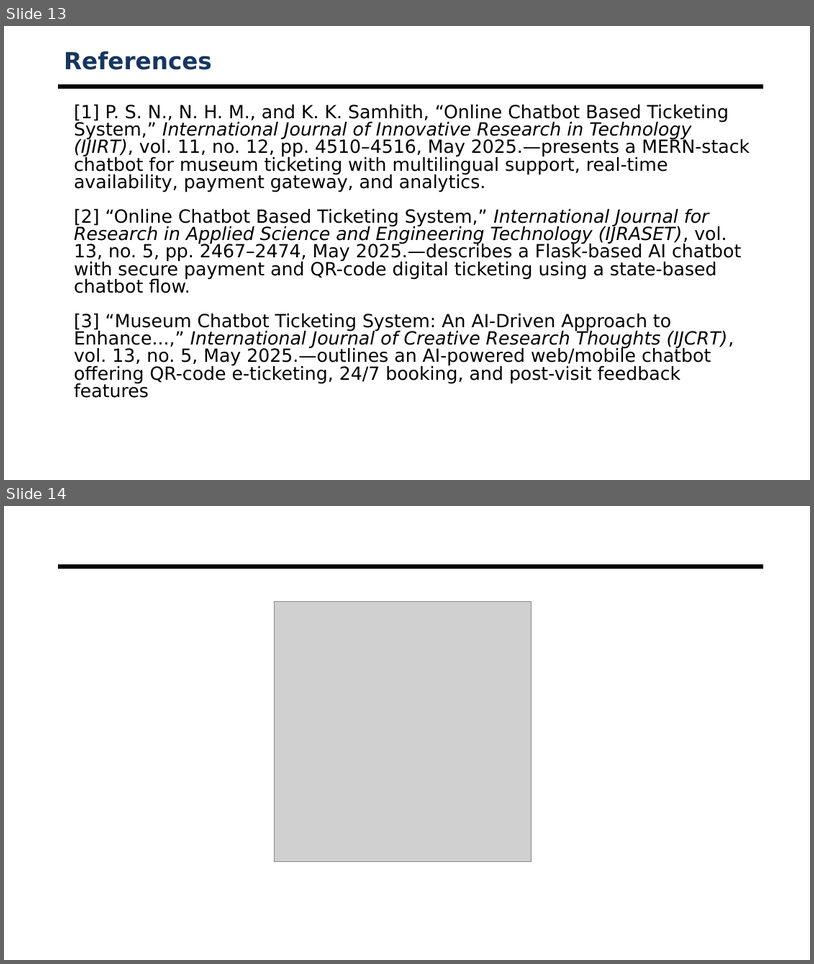
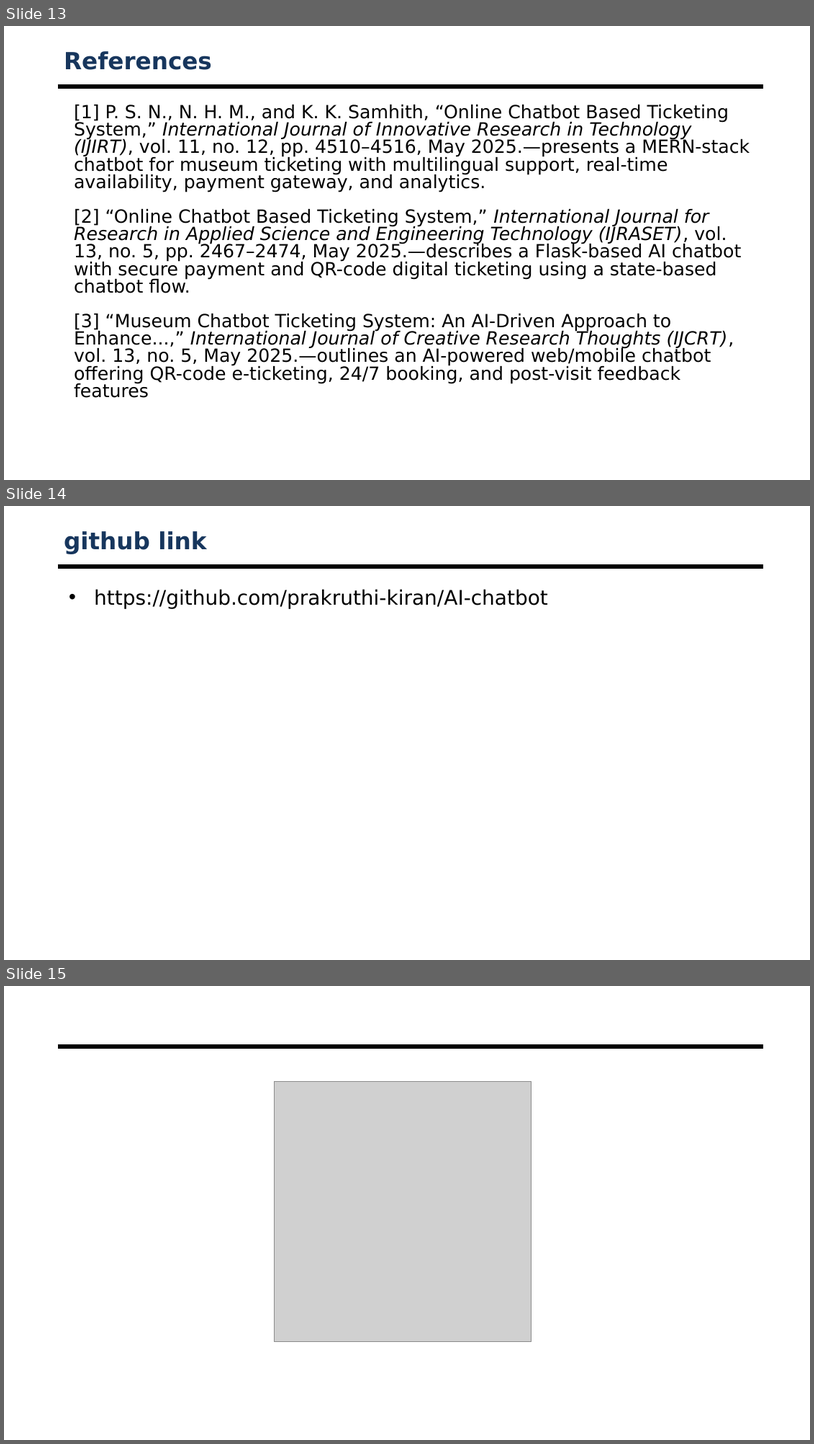
Before and after one commit to prakruthi-kiran/AI-chatbot, a slide deck: Capstone_Project-Review2.pptx. Shown one above the other, each under a label of ours: slides 13 and 14 before the commit, slides 13, 14 and 15 after it. The pictures are 814x964 and 814x1444 pixels, drawn with LibreOffice and Linux fonts; fonts in the diff are those of the drawing; grey boxes stand for pictures; background and template pictures are left out. Boxes give left, top, right and bottom in pixels: in the first picture for what was removed or moved away, otherwise in the second. Text is boxed around its words. In the diff, an @@ line names an element or a change of style, - is before the commit and + after.

```diff
--- a/Capstone_Project-Review2.pptx
+++ b/Capstone_Project-Review2.pptx
@@ slide 14 added at <box>4,506,810,960</box>, background #FFFFFF; not listed: 1 template element that a slide beside it also shows @@
@@ title added at <box>64,531,206,554</box>, 28 pt, text #17365D, bold @@
+github link
@@ text added at <box>94,589,548,609</box>, 24 pt, text #000000 @@
+• https://github.com/prakruthi-kiran/AI-chatbot
@@ what was slide 14 is now slide 15 @@
```
